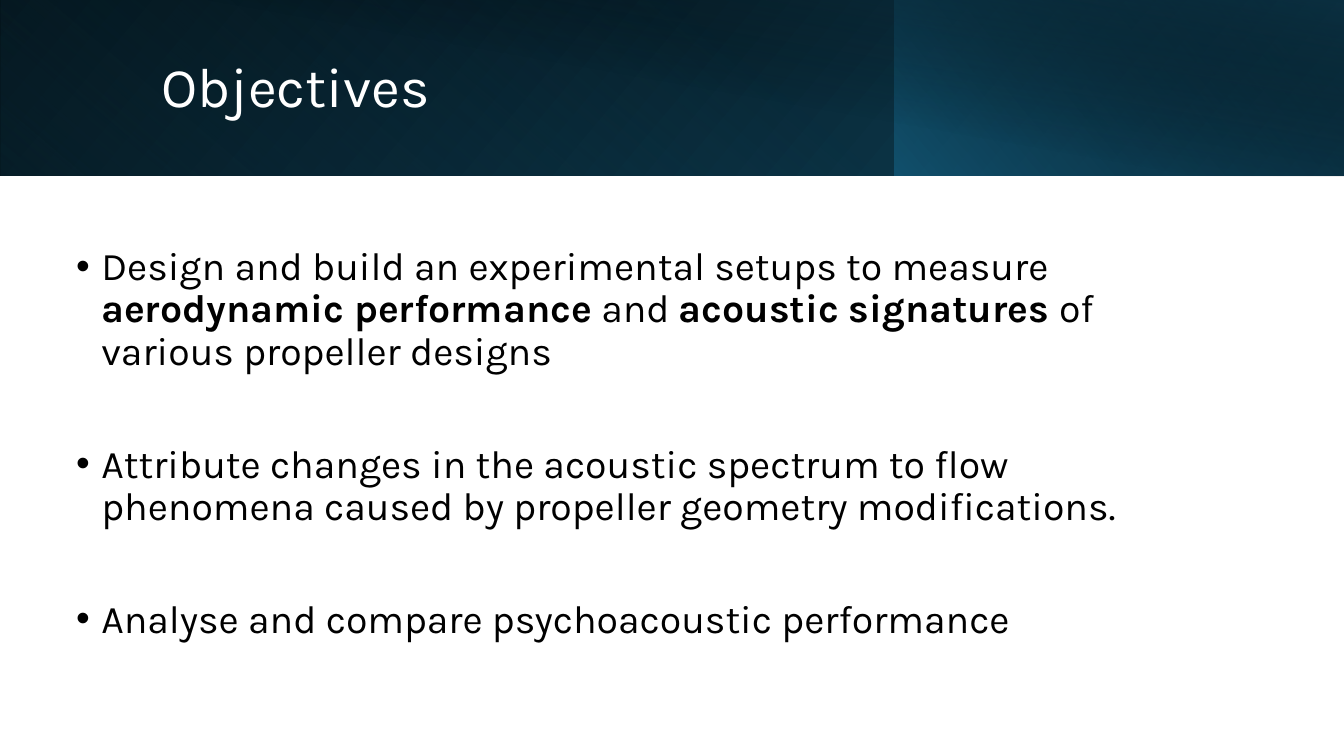
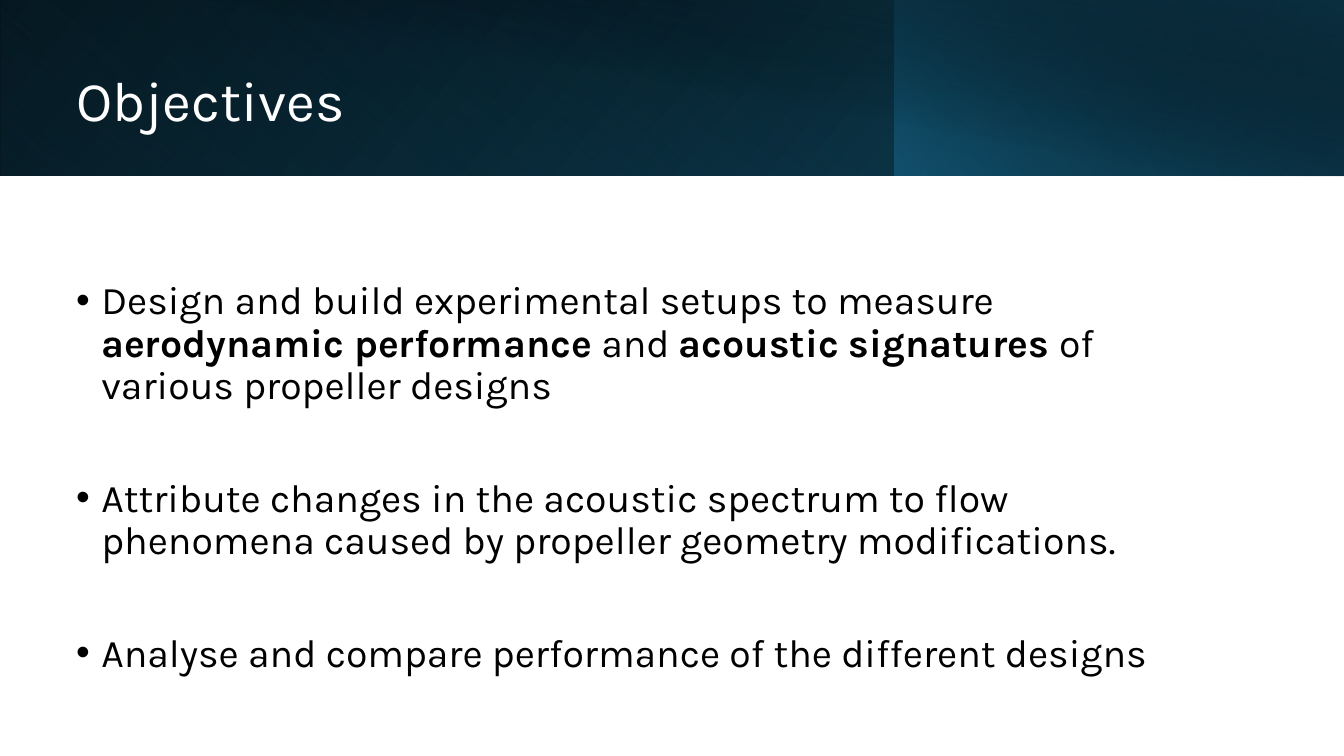
Before and after one commit to lpender3672/propeller-acoustics, a slide deck: slide 7 of deliverables/michaelmas_presentation.pptx (slide 6 before the commit). Drawn at 1344x756 pixels with LibreOffice and Linux fonts; fonts in the diff are those of the drawing. Boxes give left, top, right and bottom in pixels: in the first picture for what was removed or moved away, otherwise in the second. Text is boxed around its words. In the diff, an @@ line names an element or a change of style, - is before the commit and + after.

```diff
--- a/deliverables/michaelmas_presentation.pptx
+++ b/deliverables/michaelmas_presentation.pptx
@@ title "Objectives" moved from (x1=161, y1=68, x2=429, y2=121) to (x1=76, y1=82, x2=344, y2=135) @@
@@ text at (x1=101, y1=287, x2=1094, y2=409): text changed @@
-• Design and build an experimental setups to measure aerodynamic performance and acoustic signatures of various propeller designs
+• Design and build experimental setups to measure aerodynamic performance and acoustic signatures of various propeller designs
@@ text at (x1=101, y1=640, x2=1147, y2=677): text changed @@
-• Analyse and compare psychoacoustic performance
+• Analyse and compare performance of the different designs
```
Also in this commit, not shown: 6 other slides changed, 6 slides added, 5 slides removed, 2 other files.
